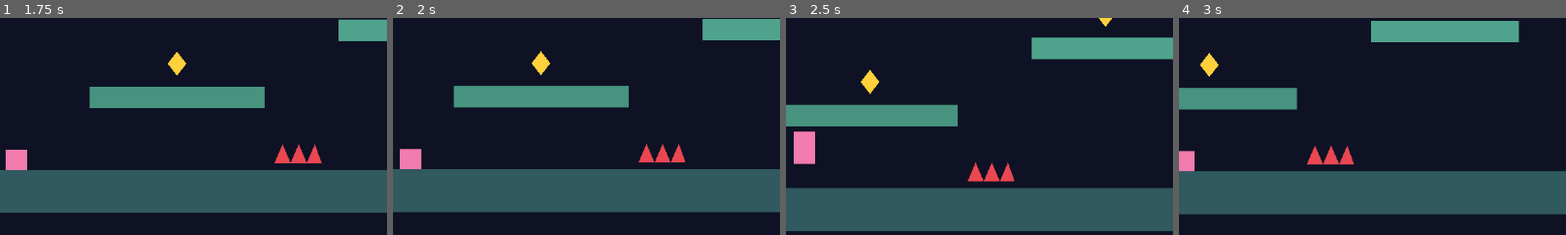
Above: before the commit, frames 1-4 (left to right).
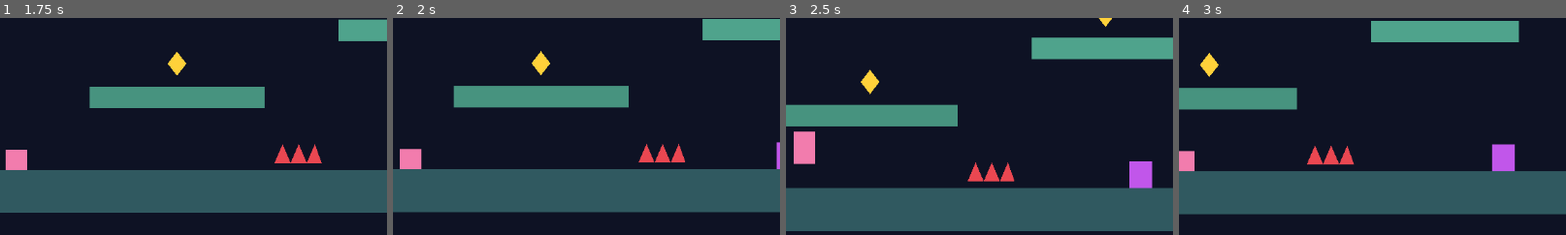
Above: after the commit, the same moments.

Repository: willianschultz/sofya
Game: Godot game, scene res://scenes/main_menu.tscn
The game is run twice, just before and just after one commit, with the same random seed, the same clock (stepped at 60 frames per second) and the same inputs.
Inputs:
- Up to frame 1 (1.75 s): click "Novo jogo" at 0.5 s; hold D (move_right) from 1.28 s (still down); hold S (crouch) from 1.28 s (still down); tap Space (jump) at 1.52 s
- Up to frame 2 (2 s): keep holding D (move_right); keep holding S (crouch)
- Up to frame 3 (2.5 s): keep holding D (move_right); release S (crouch) at 2.03 s; tap Shift (run) at 2.1 s; tap Space (jump) at 2.27 s
- Up to frame 4 (3 s): release D (move_right) at 2.78 s; hold A (move_left) from 2.78 s (still down); hold S (crouch) from 2.78 s (still down)
The pictures show only the part of the screen within x 50-100%, y 19-69%; the shares and areas given below are measured in that part.

Frame 1 is identical in both runs. In frame 2, 0.1% of the frame differs, in the area x 98-100%, y 57-70%; in frame 3, 0.8%; in frame 4, 0.8%, in the area x 80-87%, y 58-71%.

Commit message:
feat: add patrolling enemy

Diff:
--- /dev/null
+++ b/scenes/enemy.tscn
@@ -0,0 +1,16 @@
+[gd_scene load_steps=3 format=3]
+
+[ext_resource type="Script" path="res://scripts/enemy.gd" id="1_script"]
+
+[sub_resource type="RectangleShape2D" id="EnemyShape"]
+size = Vector2(34, 40)
+
+[node name="Enemy" type="Area2D"]
+script = ExtResource("1_script")
+
+[node name="Visual" type="Polygon2D" parent="."]
+polygon = PackedVector2Array(-17, -20, 17, -20, 17, 20, -17, 20)
+color = Color(0.76, 0.34, 0.92, 1)
+
+[node name="CollisionShape2D" type="CollisionShape2D" parent="."]
+shape = SubResource("EnemyShape")
--- a/scenes/main.tscn
+++ b/scenes/main.tscn
@@ -5,6 +5,7 @@
 [ext_resource type="Script" path="res://scripts/main.gd" id="3_main"]
 [ext_resource type="PackedScene" path="res://scenes/collectible.tscn" id="4_collectible"]
 [ext_resource type="PackedScene" path="res://scenes/hazard.tscn" id="5_hazard"]
+[ext_resource type="PackedScene" path="res://scenes/enemy.tscn" id="6_enemy"]
 
 [sub_resource type="RectangleShape2D" id="FloorShape"]
 size = Vector2(1800, 64)
@@ -85,6 +86,9 @@
 [node name="Hazard" parent="." instance=ExtResource("5_hazard")]
 position = Vector2(630, 524)
 
+[node name="Enemy" parent="." instance=ExtResource("6_enemy")]
+position = Vector2(900, 528)
+
 [node name="Interface" type="CanvasLayer" parent="."]
 
 [node name="Instructions" type="Label" parent="Interface"]
--- /dev/null
+++ b/scripts/enemy.gd
@@ -0,0 +1,34 @@
+## Controlador de um inimigo simples que patrulha uma área horizontal.
+##
+## Responsável por:
+## - Mover o inimigo entre dois limites.
+## - Detectar o contato da Sofya e avisar a fase.
+##
+## Cena relacionada: scenes/enemy.tscn
+## Documentação: docs/04_CRIANDO_FASES.md
+extends Area2D
+
+signal player_touched(player: CharacterBody2D)
+
+@export var patrol_speed: float = 70.0
+@export var patrol_distance: float = 90.0
+
+var start_position: Vector2
+var direction: float = -1.0
+
+
+func _ready() -> void:
+	start_position = global_position
+	body_entered.connect(on_body_entered)
+
+
+func _physics_process(delta: float) -> void:
+	global_position.x += direction * patrol_speed * delta
+
+	if abs(global_position.x - start_position.x) >= patrol_distance:
+		direction *= -1.0
+
+
+func on_body_entered(body: Node2D) -> void:
+	if body is CharacterBody2D:
+		player_touched.emit(body)
--- a/scripts/main.gd
+++ b/scripts/main.gd
@@ -10,6 +10,7 @@
 @onready var objective_label: Label = $Interface/Objective
 @onready var health_label: Label = $Interface/Health
 @onready var hazard = $Hazard
+@onready var enemy = $Enemy
 
 var collectibles: Array = []
 var collected_count: int = 0
@@ -26,7 +27,8 @@
 	for collectible in collectibles:
 		collectible.collected.connect(on_collectible_collected)
 
-	hazard.player_touched.connect(on_hazard_player_touched)
+	hazard.player_touched.connect(on_damage_source_player_touched)
+	enemy.player_touched.connect(on_damage_source_player_touched)
 
 	update_objective()
 	update_health()
@@ -48,7 +50,7 @@
 		objective_label.text = "Estrelas coletadas: %d/%d" % [collected_count, collectibles.size()]
 
 
-func on_hazard_player_touched(hit_player: CharacterBody2D) -> void:
+func on_damage_source_player_touched(hit_player: CharacterBody2D) -> void:
 	if hit_player != $Player:
 		return
 
Not shown, changed: docs/02_ESTRUTURA_PROJETO.md
Not shown, changed: docs/04_CRIANDO_FASES.md
Not shown, changed: docs/08_MANUTENCAO.md
Not shown, changed: docs/09_PROXIMAS_ETAPAS.md
